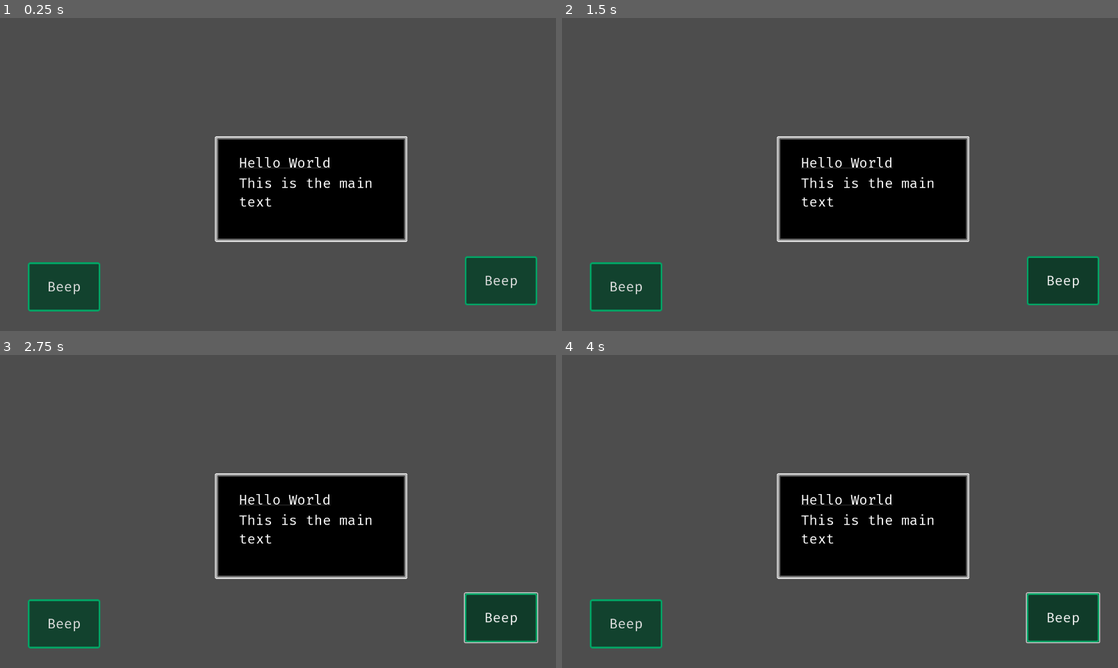
Above: before the commit, frames 1-4 (two rows, left to right).
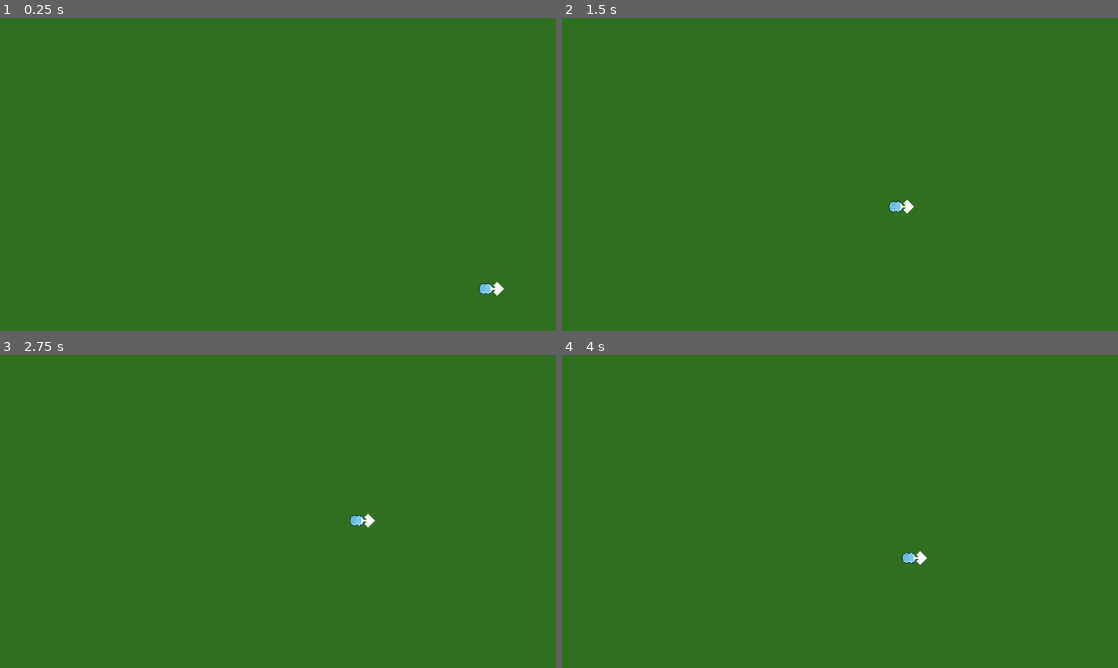
Above: after the commit, the same moments.

Repository: bjornarprytz/mask
Game: Godot game, scene res://main.tscn
Two runs of this game, one before a commit and one after it. Both use one fixed random seed, a clock stepped at 60 frames per second and the inputs below.
Inputs (mouse positions are in pixels of both pictures, inside the frame that each line leads up to):
- Up to frame 1 (0.25 s): no input
- Up to frame 2 (1.5 s): click (628, 287) at 0.5 s, where only the run before the commit has a clickable "Beep"; click (1062, 280) at 1.25 s, where only the run before the commit has a clickable "Beep"
- Up to frame 3 (2.75 s): hold Right (ui_right) from 2.03 s (still down)
- Up to frame 4 (4 s): release Right (ui_right) at 2.78 s; hold Down (ui_down) 2.78-3.53 s; hold Right (ui_right) from 3.53 s (still down)

The runs differ from the first frame. In frame 1, 100% of the frame differs, in the area x 0-100%, y 0-100%; in frame 2, 100%; in frame 3, 100%; in frame 4, 100%.

Commit message:
first steps

Diff:
--- /dev/null
+++ b/src/chameleonardo.gd
@@ -0,0 +1,21 @@
+class_name Chameleonardo
+extends Node2D
+
+@export var move_speed: float = 300.0
+
+@onready var body: Sprite2D = %Body
+@onready var head: Sprite2D = %Head
+
+func _process(delta: float) -> void:
+	var input_vector = Input.get_vector("ui_left", "ui_right", "ui_up", "ui_down", .1)
+
+	if input_vector != Vector2.ZERO:
+		position += input_vector * move_speed * delta
+		rotation = input_vector.angle()
+
+	var secondary_vector = Input.get_vector("secondary_left", "secondary_right", "secondary_up", "secondary_down", .1)
+
+	if secondary_vector != Vector2.ZERO:
+		head.global_rotation = secondary_vector.angle()
+	else:
+		head.rotation = lerp_angle(head.rotation, 0.0, 0.1)
--- /dev/null
+++ b/src/chameleonardo.tscn
@@ -0,0 +1,22 @@
+[gd_scene format=3 uid="uid://b50dkk78u0h5e"]
+
+[ext_resource type="Script" uid="uid://djhoi0abhg5ug" path="res://chameleonardo.gd" id="1_20x5n"]
+[ext_resource type="Texture2D" uid="uid://ct5b805pkx24r" path="res://assets/img/water-cooler.png" id="2_ch3hi"]
+[ext_resource type="Texture2D" uid="uid://but5ope2qlm27" path="res://assets/img/spades-medium.png" id="3_yq7re"]
+
+[node name="Chameleonardo" type="Node2D" unique_id=2138181651]
+script = ExtResource("1_20x5n")
+
+[node name="Body" type="Sprite2D" parent="." unique_id=1590053773]
+unique_name_in_owner = true
+texture_filter = 1
+position = Vector2(-9, 0)
+rotation = 1.5707964
+texture = ExtResource("2_ch3hi")
+
+[node name="Head" type="Sprite2D" parent="." unique_id=1172554943]
+unique_name_in_owner = true
+texture_filter = 1
+position = Vector2(1, 0)
+texture = ExtResource("3_yq7re")
+offset = Vector2(16, 0)
--- a/src/main.gd
+++ b/src/main.gd
@@ -1,8 +1,8 @@
 extends Node2D
 
+@onready var camera: Camera2D = %Camera
+@onready var chameleonardo: Chameleonardo = %Chameleonardo
 
-func _on_left_button_pressed() -> void:
-	Audio.play(preload("res://assets/audio/message.wav"), $CanvasLayer/Button.global_position)
 
-func _on_right_button_pressed() -> void:
-	Audio.play(preload("res://assets/audio/message.wav"), $CanvasLayer/Button2.global_position)
+func _process(delta: float) -> void:
+	camera.global_position = lerp(camera.global_position, chameleonardo.global_position, delta)
--- a/src/main.tscn
+++ b/src/main.tscn
@@ -1,61 +1,18 @@
 [gd_scene format=3 uid="uid://cgrejd4v5ywd3"]
 
 [ext_resource type="Script" uid="uid://736gp2f48fi7" path="res://main.gd" id="1_ig7tw"]
+[ext_resource type="PackedScene" uid="uid://c14js4o0ltlpm" path="res://world/world.tscn" id="2_0xm2m"]
+[ext_resource type="PackedScene" uid="uid://b50dkk78u0h5e" path="res://chameleonardo.tscn" id="3_h2yge"]
 
 [node name="Main" type="Node2D" unique_id=1144932589]
 script = ExtResource("1_ig7tw")
 
-[node name="CanvasLayer" type="CanvasLayer" parent="." unique_id=1750519712]
+[node name="World" parent="." unique_id=1930887178 node_paths=PackedStringArray("chameleonardo") instance=ExtResource("2_0xm2m")]
+chameleonardo = NodePath("../Chameleonardo")
 
-[node name="PanelContainer" type="PanelContainer" parent="CanvasLayer" unique_id=1108575173]
-texture_filter = 3
-anchors_preset = 8
-anchor_left = 0.5
-anchor_top = 0.5
-anchor_right = 0.5
-anchor_bottom = 0.5
-offset_left = -145.0
-offset_top = -88.0
-offset_right = 298.0
-offset_bottom = 155.0
-grow_horizontal = 2
-grow_vertical = 2
+[node name="Chameleonardo" parent="." unique_id=2138181651 instance=ExtResource("3_h2yge")]
+unique_name_in_owner = true
+position = Vector2(628, 338)
 
-[node name="MarginContainer" type="MarginContainer" parent="CanvasLayer/PanelContainer" unique_id=714050723]
-layout_mode = 2
-theme_override_constants/margin_left = 10
-theme_override_constants/margin_top = 5
-theme_override_constants/margin_right = 5
-theme_override_constants/margin_bottom = 5
-
-[node name="VBoxContainer" type="VBoxContainer" parent="CanvasLayer/PanelContainer/MarginContainer" unique_id=1303213411]
-layout_mode = 2
-
-[node name="Title" type="RichTextLabel" parent="CanvasLayer/PanelContainer/MarginContainer/VBoxContainer" unique_id=1337569944]
-layout_mode = 2
-theme_type_variation = &"Title"
-bbcode_enabled = true
-text = "[u]Hello World"
-fit_content = true
-
-[node name="Title2" type="RichTextLabel" parent="CanvasLayer/PanelContainer/MarginContainer/VBoxContainer" unique_id=1244825269]
-layout_mode = 2
-size_flags_vertical = 3
-text = "This is the main text"
-
-[node name="Button" type="Button" parent="CanvasLayer" unique_id=1665505160]
-offset_left = 64.0
-offset_top = 562.0
-offset_right = 154.0
-offset_bottom = 632.0
-text = "Beep"
-
-[node name="Button2" type="Button" parent="CanvasLayer" unique_id=711350220]
-offset_left = 1070.0
-offset_top = 548.0
-offset_right = 1237.0
-offset_bottom = 661.0
-text = "Beep"
-
-[connection signal="pressed" from="CanvasLayer/Button" to="." method="_on_left_button_pressed"]
-[connection signal="pressed" from="CanvasLayer/Button2" to="." method="_on_right_button_pressed"]
+[node name="Camera" type="Camera2D" parent="." unique_id=1307047643]
+unique_name_in_owner = true
--- a/src/project.godot
+++ b/src/project.godot
@@ -17,6 +17,7 @@
 config/name="mask"
 run/main_scene="res://main.tscn"
 config/features=PackedStringArray("4.6", "GL Compatibility")
+boot_splash/bg_color=Color(0.40784314, 0.72156864, 0.5529412, 1)
 config/icon="res://icon.svg"
 
 [autoload]
@@ -52,7 +53,31 @@
 "mipmaps/generate": true
 }
 
+[input]
+
+secondary_left={
+"deadzone": 0.2,
+"events": [Object(InputEventJoypadMotion,"resource_local_to_scene":false,"resource_name":"","device":-1,"axis":2,"axis_value":-1.0,"script":null)
+]
+}
+secondary_right={
+"deadzone": 0.2,
+"events": [Object(InputEventJoypadMotion,"resource_local_to_scene":false,"resource_name":"","device":-1,"axis":2,"axis_value":1.0,"script":null)
+]
+}
+secondary_up={
+"deadzone": 0.2,
+"events": [Object(InputEventJoypadMotion,"resource_local_to_scene":false,"resource_name":"","device":-1,"axis":3,"axis_value":-1.0,"script":null)
+]
+}
+secondary_down={
+"deadzone": 0.2,
+"events": [Object(InputEventJoypadMotion,"resource_local_to_scene":false,"resource_name":"","device":-1,"axis":3,"axis_value":1.0,"script":null)
+]
+}
+
 [rendering]
 
 renderer/rendering_method="gl_compatibility"
 renderer/rendering_method.mobile="gl_compatibility"
+environment/defaults/default_clear_color=Color(0.25882354, 0.58431375, 0.40392157, 1)
--- /dev/null
+++ b/src/world/world.gd
@@ -0,0 +1,57 @@
+class_name World
+extends Node2D
+
+@export var chameleonardo: Chameleonardo
+
+var segments: Dictionary[Vector2i, WorldSegment] = {}
+
+var current_segment_coord: Vector2i
+
+func _ready() -> void:
+	current_segment_coord = get_segment_coords_at_position(chameleonardo.global_position)
+
+	for x in range(current_segment_coord.x - 1, current_segment_coord.x + 2):
+		for y in range(current_segment_coord.y - 1, current_segment_coord.y + 2):
+			create_or_wake_up_segment_at_coords(Vector2i(x, y))
+
+
+func _process(_delta: float) -> void:
+	var new_segment_coord = get_segment_coords_at_position(chameleonardo.global_position)
+	if new_segment_coord != current_segment_coord:
+		# Hibernate segments that are no longer in the 3x3 grid
+		for coord in segments.keys():
+			if coord.x < new_segment_coord.x - 1 or coord.x > new_segment_coord.x + 1 or coord.y < new_segment_coord.y - 1 or coord.y > new_segment_coord.y + 1:
+				hibernate_at_coords(coord)
+
+		# Create or wake up segments in the new 3x3 grid
+		for x in range(new_segment_coord.x - 1, new_segment_coord.x + 2):
+			for y in range(new_segment_coord.y - 1, new_segment_coord.y + 2):
+				create_or_wake_up_segment_at_coords(Vector2i(x, y))
+
+		current_segment_coord = new_segment_coord
+
+func get_segment_coords_at_position(pos: Vector2i) -> Vector2i:
+	return Vector2i(
+		floor(pos.x / WorldSegment.SEGMENT_SIZE.x),
+		floor(pos.y / WorldSegment.SEGMENT_SIZE.y)
+	)
+
+func get_segment_at_position(pos: Vector2i) -> WorldSegment:
+	var segment_coords = get_segment_coords_at_position(pos)
+	if segments.has(segment_coords):
+		return segments[segment_coords]
+	return null
+
+func hibernate_at_coords(coords: Vector2i) -> void:
+	if segments.has(coords):
+		segments[coords].hibernate()
+
+func create_or_wake_up_segment_at_coords(coords: Vector2i) -> void:
+	if segments.has(coords):
+		segments[coords].wake_up()
+		return
+
+	var segment = preload("res://world/world_segment.tscn").instantiate() as WorldSegment
+	segment.position = (Vector2(coords) * WorldSegment.SEGMENT_SIZE)
+	add_child(segment)
+	segments[coords] = segment
--- /dev/null
+++ b/src/world/world.tscn
@@ -0,0 +1,6 @@
+[gd_scene format=3 uid="uid://c14js4o0ltlpm"]
+
+[ext_resource type="Script" uid="uid://cdkouud0b0rgg" path="res://world/world.gd" id="1_6xmxd"]
+
+[node name="World" type="Node2D" unique_id=1930887178]
+script = ExtResource("1_6xmxd")
--- /dev/null
+++ b/src/world/world_segment.gd
@@ -0,0 +1,28 @@
+class_name WorldSegment
+extends Node2D
+
+const SEGMENT_SIZE: Vector2 = Vector2(1280, 720)
+
+func hibernate() -> void:
+	set_process(false)
+
+func wake_up() -> void:
+	set_process(true)
+
+func _ready() -> void:
+	for i in range(randi_range(4, 10)):
+		await delay(0.03)
+		spawn_feature(_random_position_within())
+
+func _random_position_within() -> Vector2:
+	return Vector2(
+		randf_range(0, SEGMENT_SIZE.x),
+		randf_range(0, SEGMENT_SIZE.y)
+	)
+
+func delay(t: float):
+	return get_tree().create_timer(t).timeout
+
+func spawn_feature(local_pos: Vector2) -> void:
+	# TODO: Spawn a feature (monstera leaf or rock) at the given local position
+	pass
--- /dev/null
+++ b/src/world/world_segment.tscn
@@ -0,0 +1,14 @@
+[gd_scene format=3 uid="uid://l7j8d0g03pbn"]
+
+[ext_resource type="Script" uid="uid://cgdfbpwx4p5pq" path="res://world/world_segment.gd" id="1_idjp0"]
+
+[node name="WorldSegment" type="Node2D" unique_id=1707212062]
+y_sort_enabled = true
+script = ExtResource("1_idjp0")
+
+[node name="ColorRect" type="ColorRect" parent="." unique_id=2015820358]
+modulate = Color(0.1886183, 0.44118026, 0.12721094, 1)
+z_index = -2
+offset_right = 1280.0
+offset_bottom = 720.0
+mouse_filter = 2
Not shown, removed: src/assets/audio/message.wav.import
Not shown, removed: src/assets/audio/power_up.mp3.import
Binary file added: src/assets/audio/water-cooler.aseprite
Binary file added: src/assets/img/spades-medium.png
Not shown, added: src/assets/img/spades-medium.png.import
Binary file added: src/assets/img/water-cooler.aseprite
Binary file added: src/assets/img/water-cooler.png
Not shown, added: src/assets/img/water-cooler.png.import
Binary file added: src/assets/water-cooler.aseprite
Not shown, added: src/chameleonardo.gd.uid
Not shown, added: src/world/world.gd.uid
Not shown, added: src/world/world_segment.gd.uid
(and 3 more such lines)
